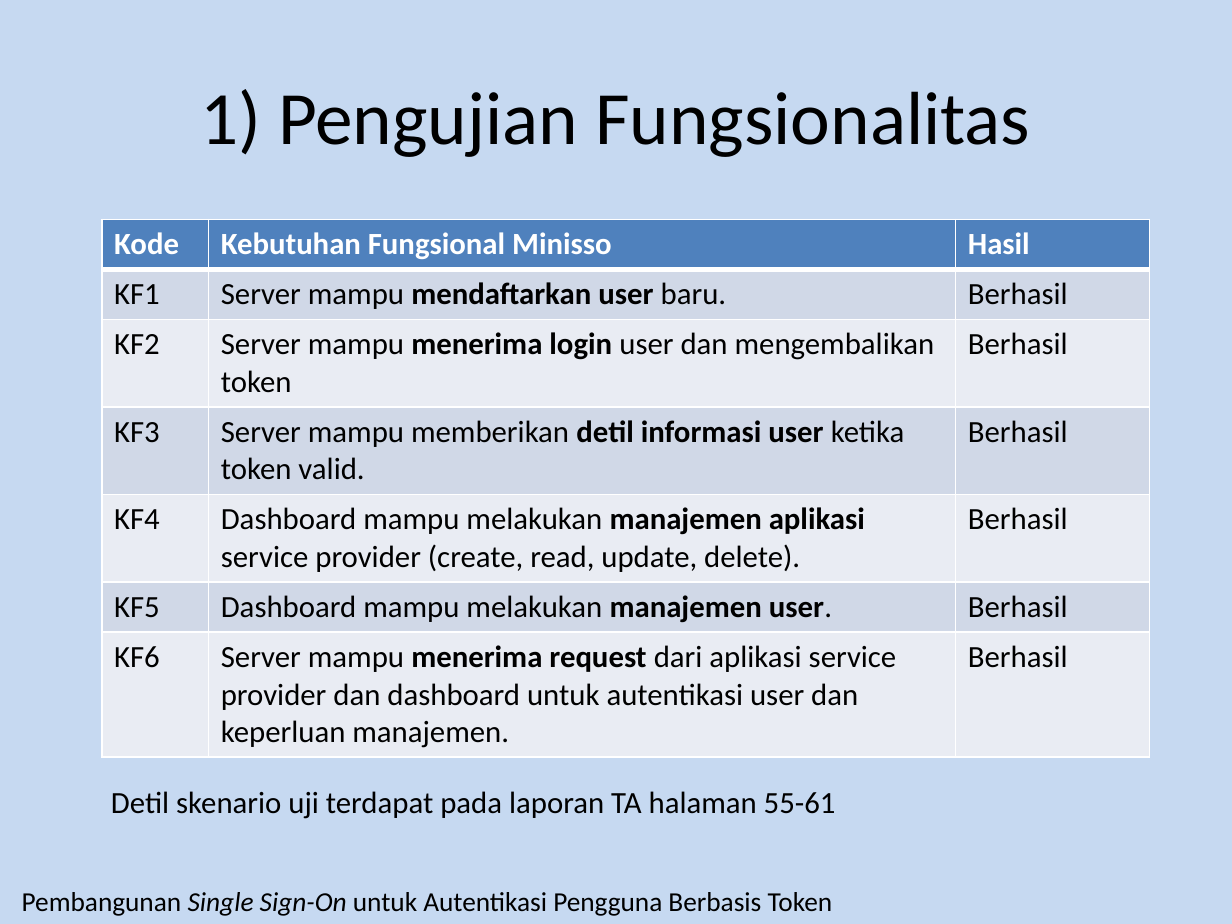
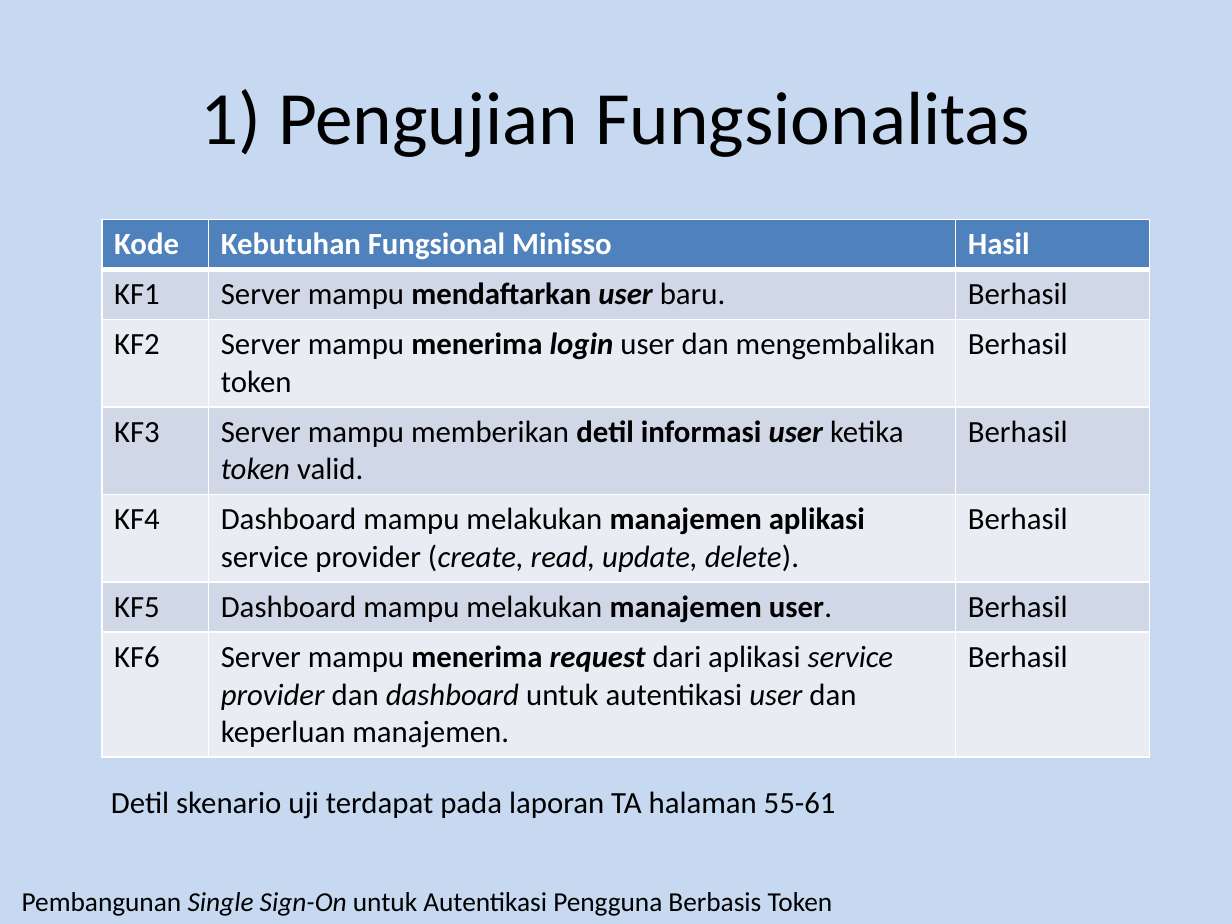
Before and after one commit to luqmanarifin/laporan-tugas-akhir, a slide deck: slide 43 of ppt-luqman-sidang.pptx (slide 42 before the commit). Drawn at 1232x924 pixels with LibreOffice and Linux fonts; fonts in the diff are those of the drawing. Boxes give left, top, right and bottom in pixels: in the first picture for what was removed or moved away, otherwise in the second. Text is boxed around its words. In the diff, an @@ line names an element or a change of style, - is before the commit and + after.

```diff
--- a/ppt-luqman-sidang.pptx
+++ b/ppt-luqman-sidang.pptx
@@ table at (x1=102, y1=219, x2=1149, y2=752) @@
@@ italic on in "user", "login", "user token", "(create, read, update, delete)." and 1 more places @@
```
Also in this commit, not shown: 20 other slides changed, 1 slide added.
